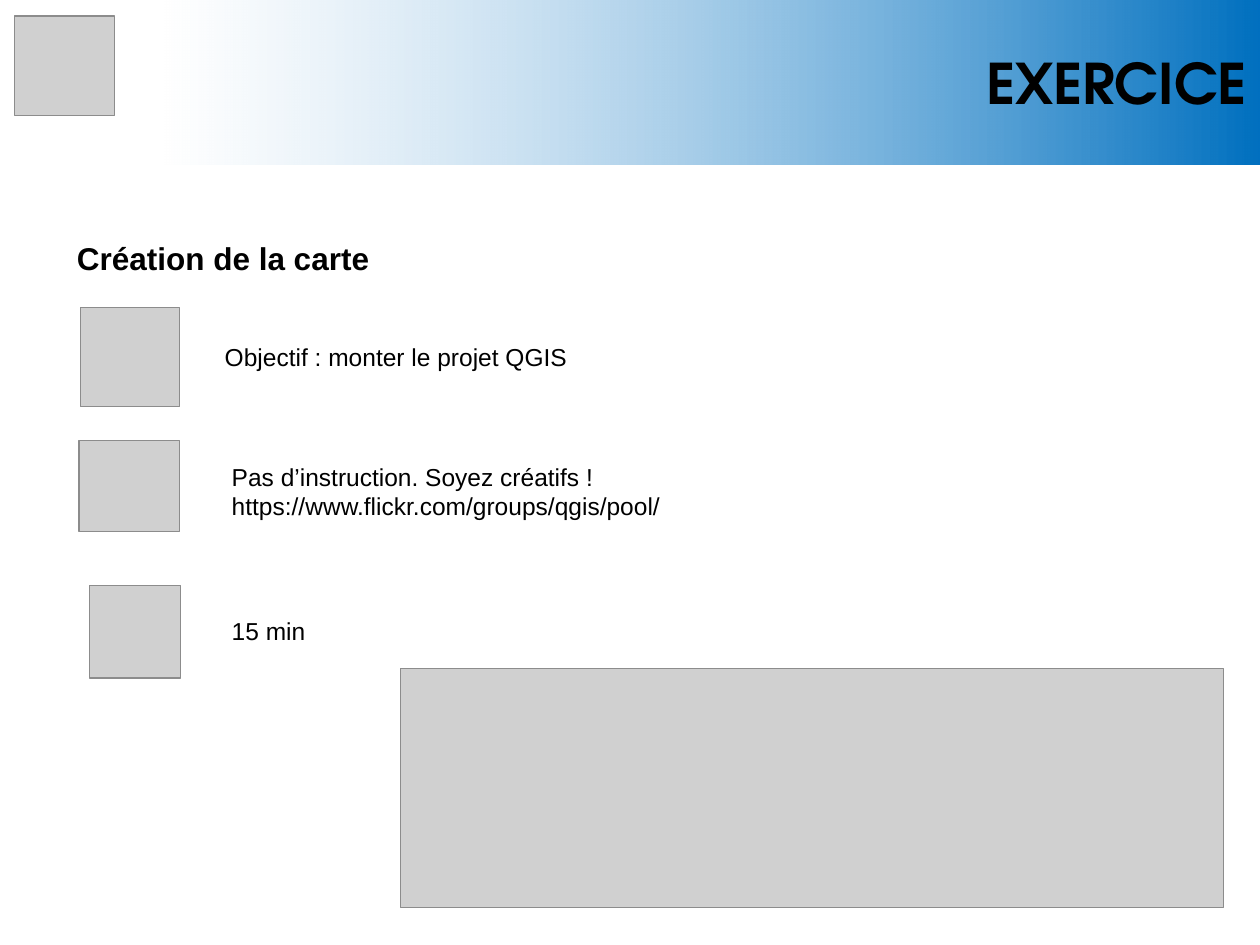
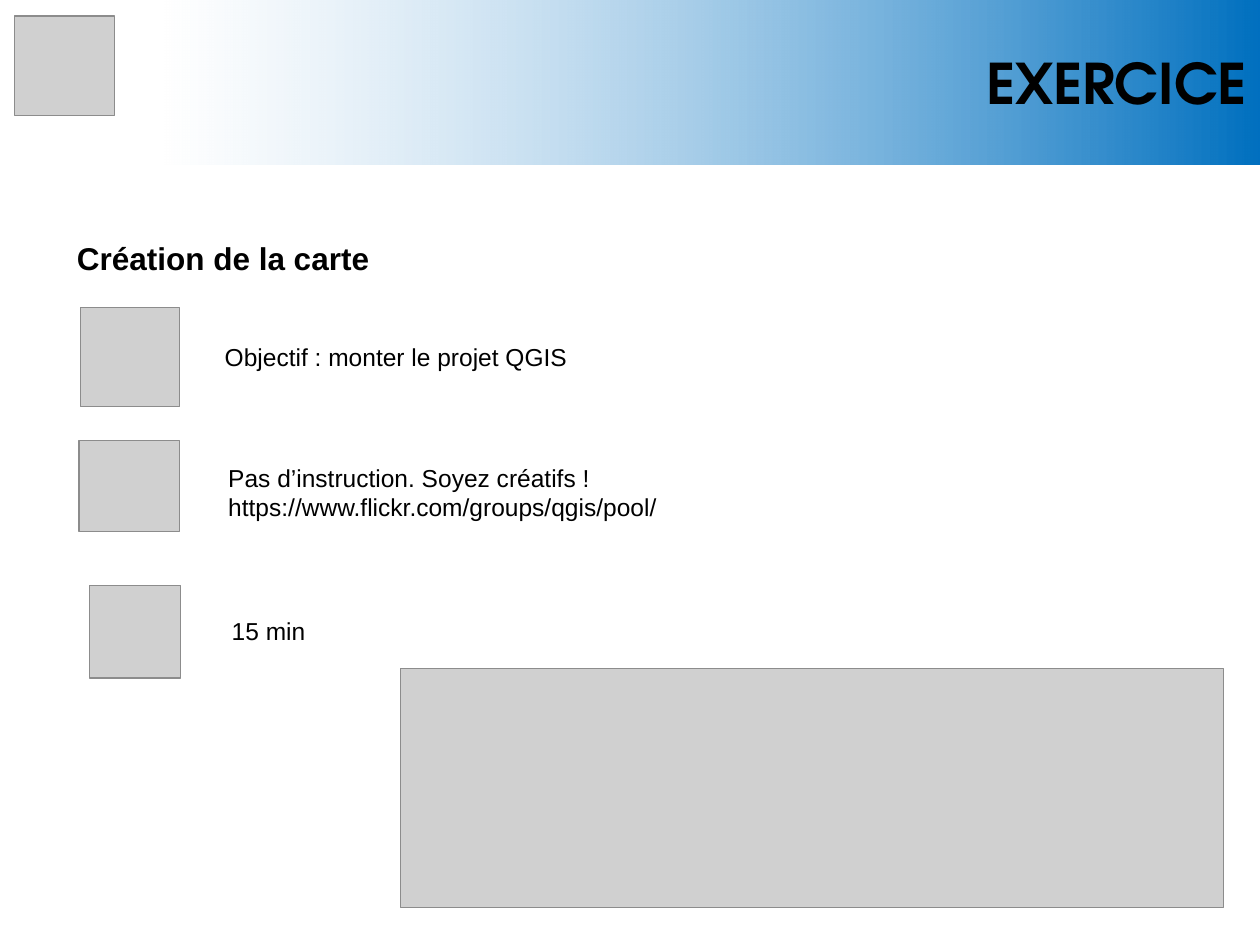
Before and after one commit to regislon/cfgeo_s2, a slide deck: slide 16 of slides/qgis.pptx. Drawn at 1260x945 pixels with LibreOffice and Linux fonts; fonts in the diff are those of the drawing; grey boxes stand for pictures. Boxes give left, top, right and bottom in pixels: in the first picture for what was removed or moved away, otherwise in the second. Text is boxed around its words. In the diff, an @@ line names an element or a change of style, - is before the commit and + after.

```diff
--- a/slides/qgis.pptx
+++ b/slides/qgis.pptx
@@ text "Pas d’instruction. Soyez créatifs !": place and size @@
-text "Pas d’instruction. Soyez créatifs !" at box(232, 468, 660, 520)
+text "Pas d’instruction. Soyez créatifs !" at box(228, 469, 656, 521)
```
